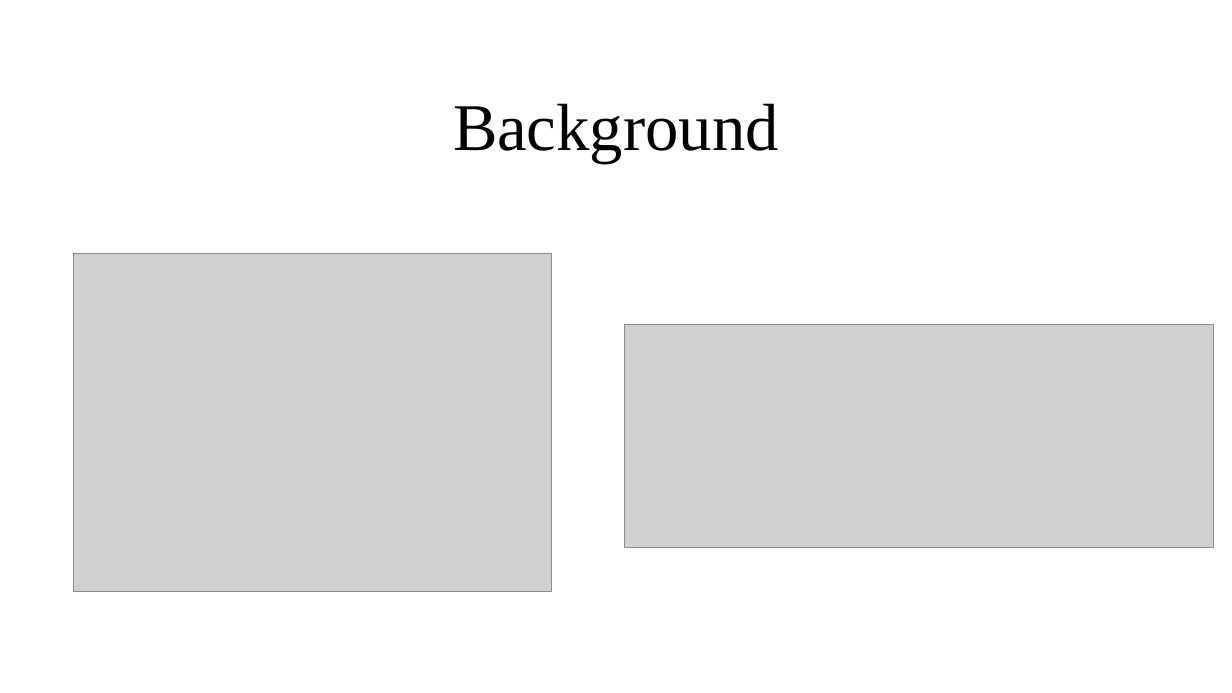
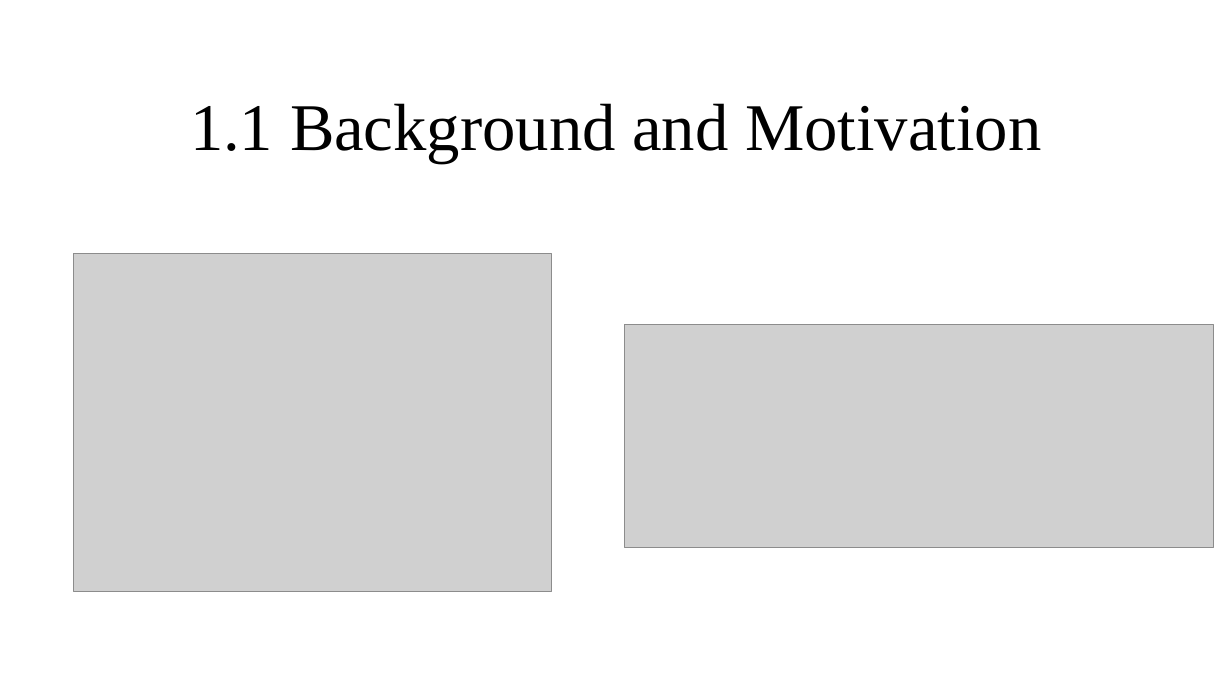
Before and after one commit to Lipox/Dimension, a slide deck: slide 2 of dimensions.pptx. Drawn at 1232x693 pixels with LibreOffice and Linux fonts; fonts in the diff are those of the drawing; grey boxes stand for pictures. Boxes give left, top, right and bottom in pixels: in the first picture for what was removed or moved away, otherwise in the second. Text is boxed around its words. In the diff, an @@ line names an element or a change of style, - is before the commit and + after.

```diff
--- a/dimensions.pptx
+++ b/dimensions.pptx
@@ title at box(190, 103, 1041, 163): text changed @@
-Background
+1.1 Background and Motivation
```
Also in this commit, not shown: 3 other slides changed, 3 slides added.
